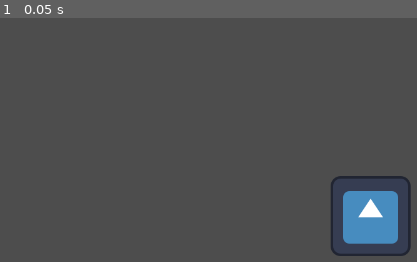
Above: before the commit, frame 1.
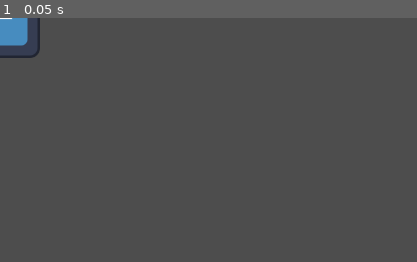
Above: after the commit, the same moment.

Repository: ZerokDeveloper/test
Game: Godot game, scene res://sprite_test.tscn
The game is run twice, just before and just after one commit, with the same random seed, the same clock (stepped at 60 frames per second) and the same inputs. The project has no main scene, so this scene is started directly. The engine's default icon, where the game draws it, is replaced by a stand-in: a white triangle on a blue panel in a dark square.
Inputs:
- Up to frame 1 (0.05 s): no input

The runs differ from the first frame. In frame 1, 4.6% of the frame differs, in the area x 0-99%, y 0-98%.

Commit message:
Update sprite_test.tscn

Diff:
--- a/sprite_test.tscn
+++ b/sprite_test.tscn
@@ -3,5 +3,4 @@
 [ext_resource type="Texture2D" uid="uid://bxq8hetjrp6po" path="res://icon.svg" id="1_uvfvp"]
 
 [node name="SpriteTest" type="Sprite2D"]
-position = Vector2(593, 317)
 texture = ExtResource("1_uvfvp")
